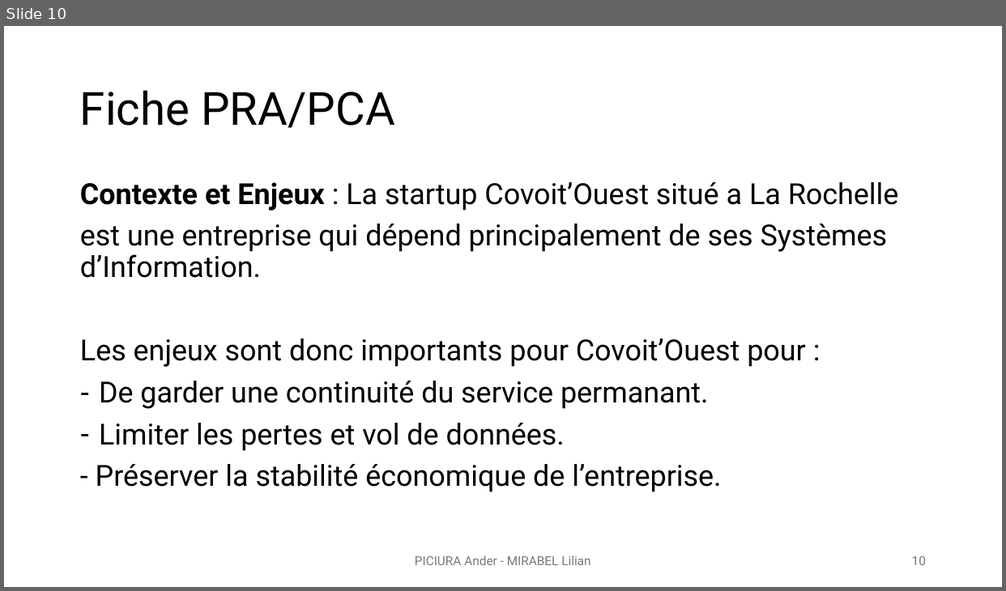
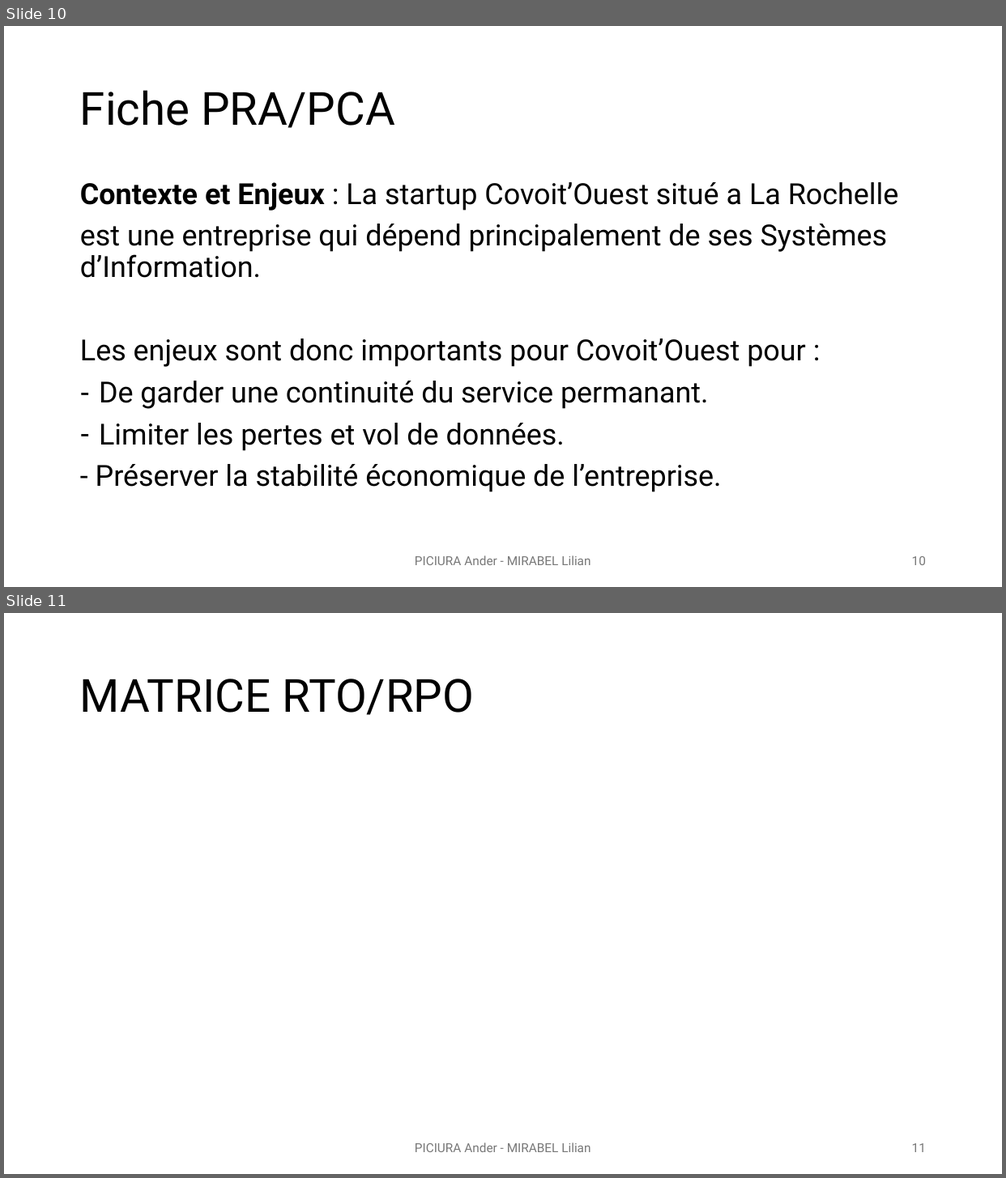
Before and after one commit to lilianmirabel/TPodoo, a slide deck: TP6_Exploitation_faille_0day_Lilian_Ander.pptx. Shown one above the other, each under a label of ours: slide 10 before the commit, slides 10 and 11 after it. The pictures are 1006x591 and 1006x1178 pixels, drawn with LibreOffice and Linux fonts; fonts in the diff are those of the drawing. Boxes give left, top, right and bottom in pixels: in the first picture for what was removed or moved away, otherwise in the second. Text is boxed around its words. In the diff, an @@ line names an element or a change of style, - is before the commit and + after.

```diff
--- a/TP6_Exploitation_faille_0day_Lilian_Ander.pptx
+++ b/TP6_Exploitation_faille_0day_Lilian_Ander.pptx
@@ slide 11 added at <box>4,613,1002,1174</box>, background #FFFFFF @@
@@ title added at <box>80,679,474,715</box>, 44 pt, text #000000 @@
+MATRICE RTO/RPO
@@ text added at <box>415,1143,590,1152</box>, 12 pt, text #797979 @@
+PICIURA Ander - MIRABEL Lilian
@@ page number added at <box>912,1144,926,1152</box>, 12 pt, text #797979 @@
+11
```
Also in this commit, not shown: 1 other slide added.
